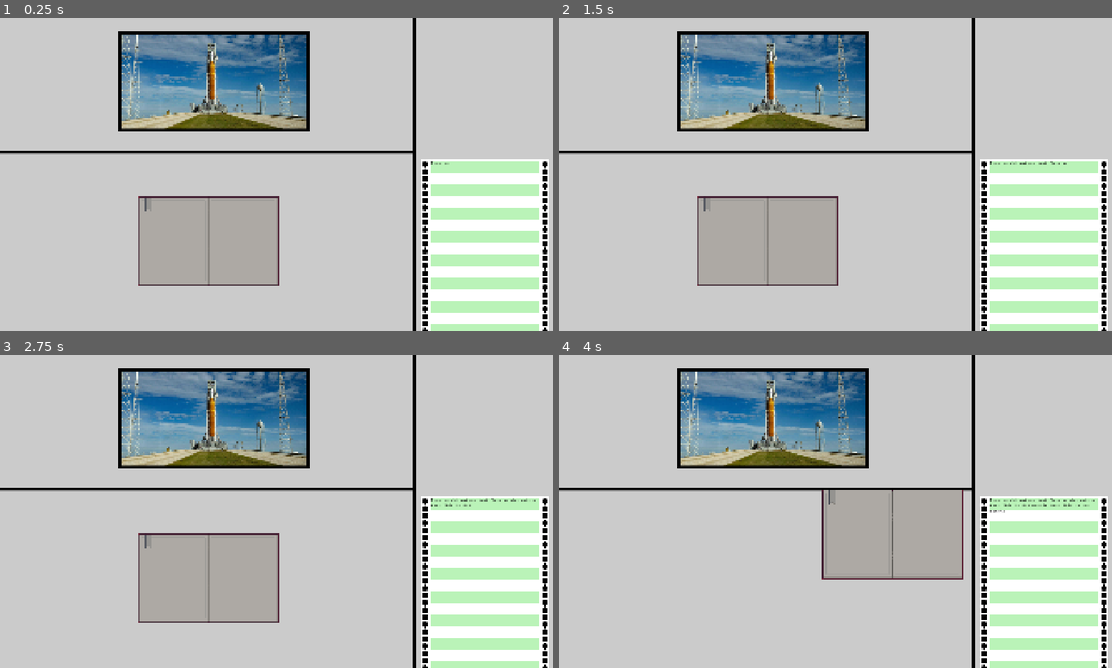
Above: before the commit, frames 1-4 (two rows, left to right).
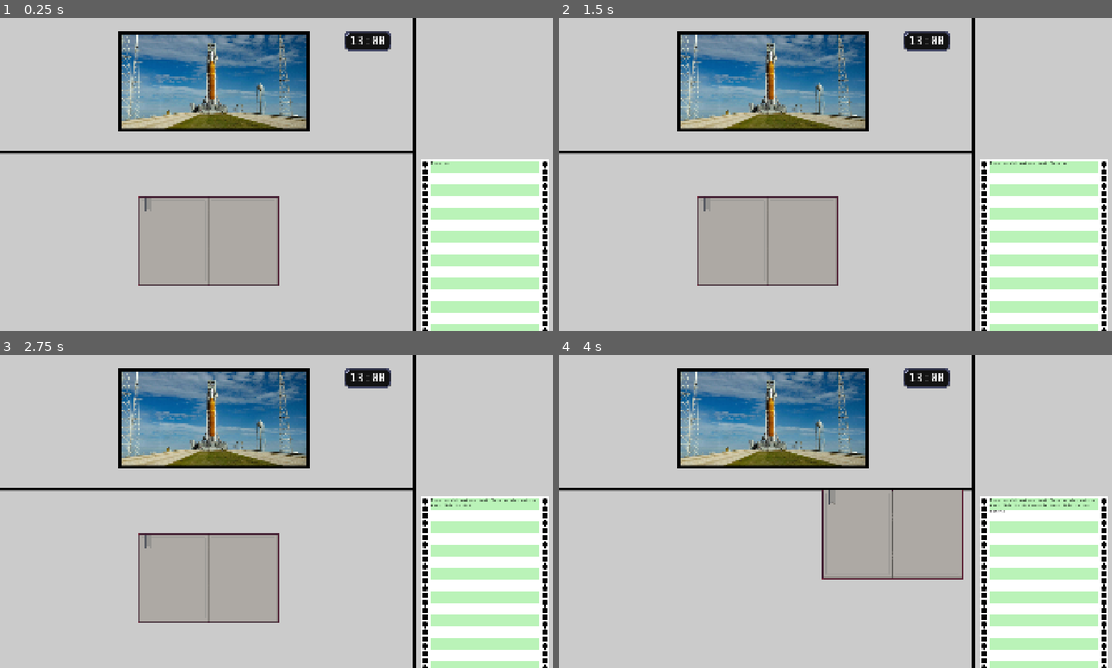
Above: after the commit, the same moments.

Repository: bukit3point0/gmtk2026
Game: Godot game, scene res://scenes/game_root.tscn
The game is run twice, just before and just after one commit, with the same random seed, the same clock (stepped at 60 frames per second) and the same inputs.
Inputs (mouse positions are in pixels of both pictures, inside the frame that each line leads up to):
- Up to frame 1 (0.25 s): no input
- Up to frame 2 (1.5 s): click "Play Game" at 0.5 s; click "Play Game" at 1.25 s
- Up to frame 3 (2.75 s): click "Play Game" at 2 s
- Up to frame 4 (4 s): click "Settings" at 2.75 s; tap Enter at 3.5 s; drag from (835, 536) to (890, 442) at 3.52 s

The runs differ from the first frame. In frame 1, 0.5% of the frame differs, in the area x 62-71%, y 4-11%; in frame 2, 0.5%; in frame 3, 0.5%; in frame 4, 0.5%.

Commit message:
clock added

Diff:
--- a/scenes/game.tscn
+++ b/scenes/game.tscn
@@ -3,6 +3,7 @@
 [ext_resource type="PackedScene" uid="uid://bpn3sdvipin1v" path="res://scenes/background.tscn" id="1_uwrxv"]
 [ext_resource type="Script" uid="uid://ck24iy167p2x" path="res://scripts/instruction_book.gd" id="2_lnu2h"]
 [ext_resource type="Texture2D" uid="uid://516g1g3xyua4" path="res://assets/mocks/book.png" id="2_yqjtg"]
+[ext_resource type="Texture2D" uid="uid://bcxenai86xxb3" path="res://assets/images/clock.png" id="4_lbhrr"]
 
 [sub_resource type="RectangleShape2D" id="RectangleShape2D_sn0t7"]
 size = Vector2(488, 312)
@@ -59,4 +60,22 @@
 position = Vector2(927.5, 1397.5)
 shape = SubResource("RectangleShape2D_2r0jt")
 
+[node name="Clock" type="Node2D" parent="Level1" unique_id=1160452619]
+
+[node name="Sprite2D" type="Sprite2D" parent="Level1/Clock" unique_id=1344570789]
+position = Vector2(1188, 44)
+texture = ExtResource("4_lbhrr")
+centered = false
+
+[node name="MarginContainer" type="MarginContainer" parent="Level1/Clock/Sprite2D" unique_id=500326418]
+offset_right = 165.0
+offset_bottom = 70.0
+
+[node name="RichTextLabel" type="RichTextLabel" parent="Level1/Clock/Sprite2D/MarginContainer" unique_id=1016574835]
+layout_mode = 2
+theme_override_font_sizes/normal_font_size = 46
+text = "13:00"
+horizontal_alignment = 1
+vertical_alignment = 1
+
 [connection signal="input_event" from="Level1/Table/InstructionBook" to="Level1/Table/InstructionBook" method="_on_instruction_book_input_event"]
Binary file added: assets/fonts/E1234.ttf
Not shown, added: assets/fonts/E1234.ttf.import
Binary file added: assets/images/clock.png
Not shown, added: assets/images/clock.png.import
